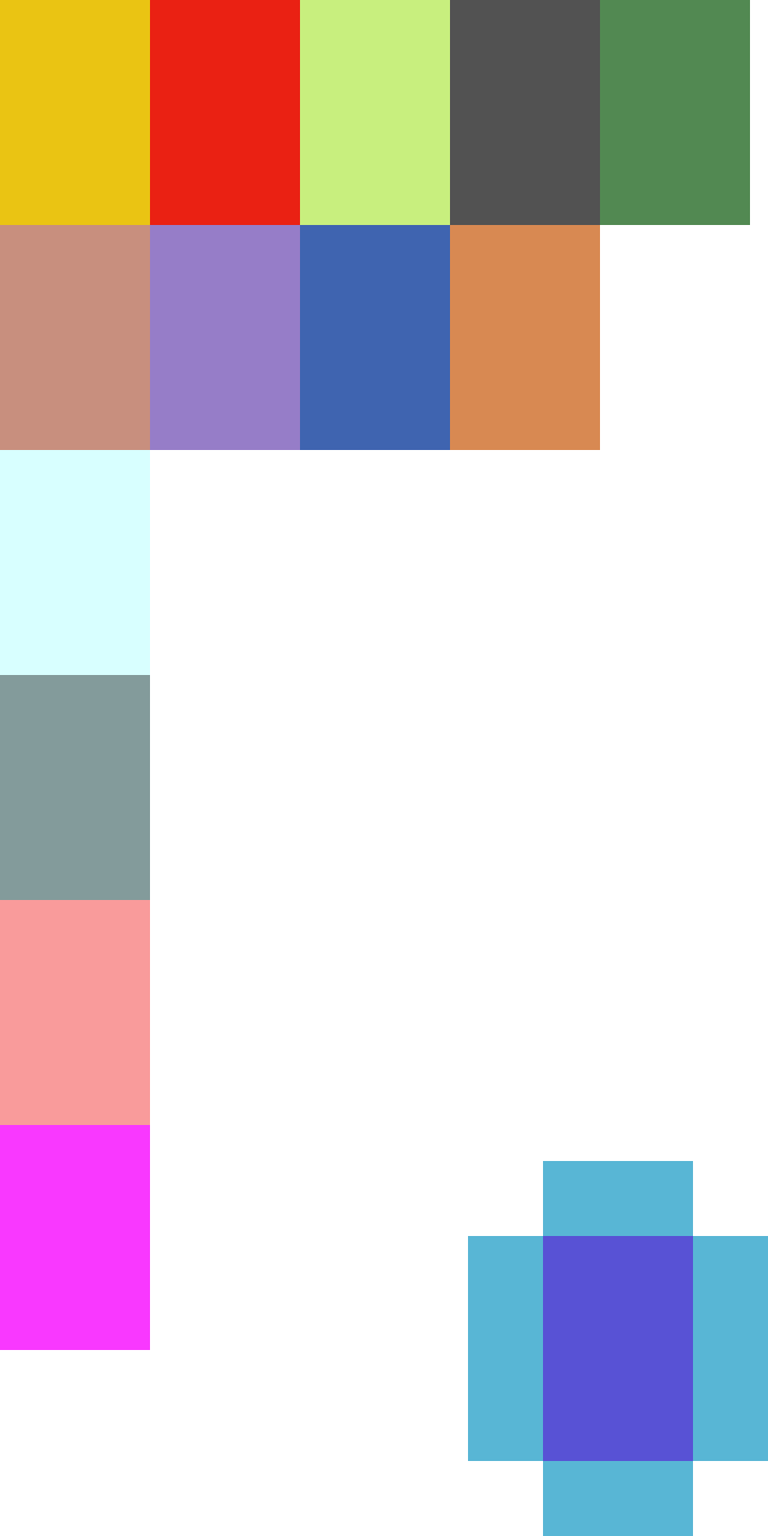
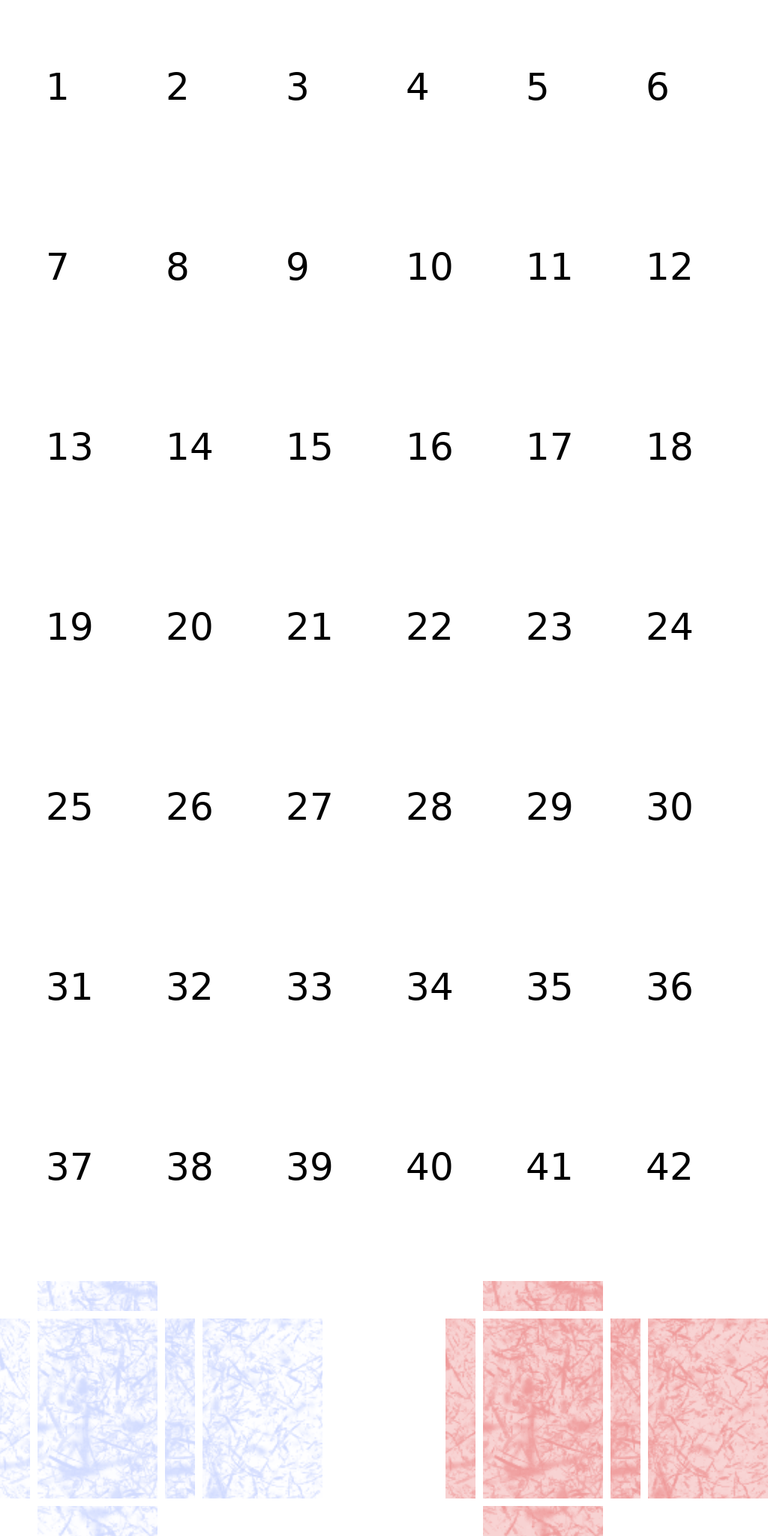
Layer changes from the first 768px x 1536px image to the second:
added layer "Numbers" above "States" over [47, 71, 692, 1181]
renamed "Secondary" to "States", moved it above "Faces", painted on it over [0, 1160, 768, 1536]
hid "Faces", painted on it over [0, 0, 750, 1350]
